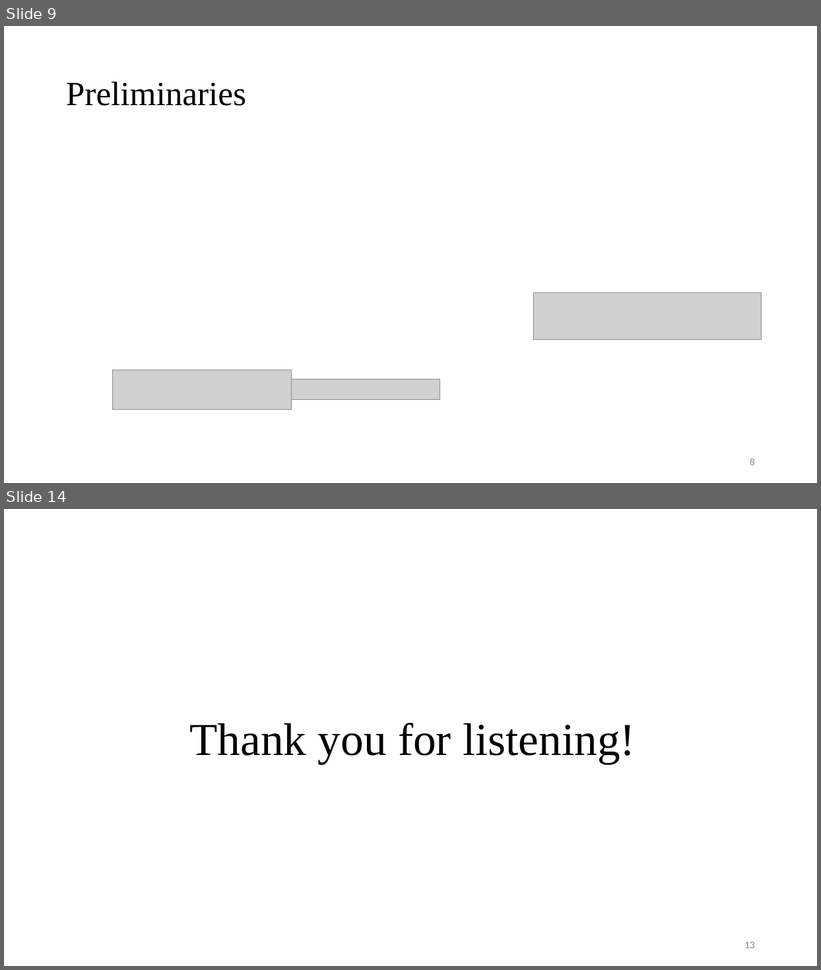
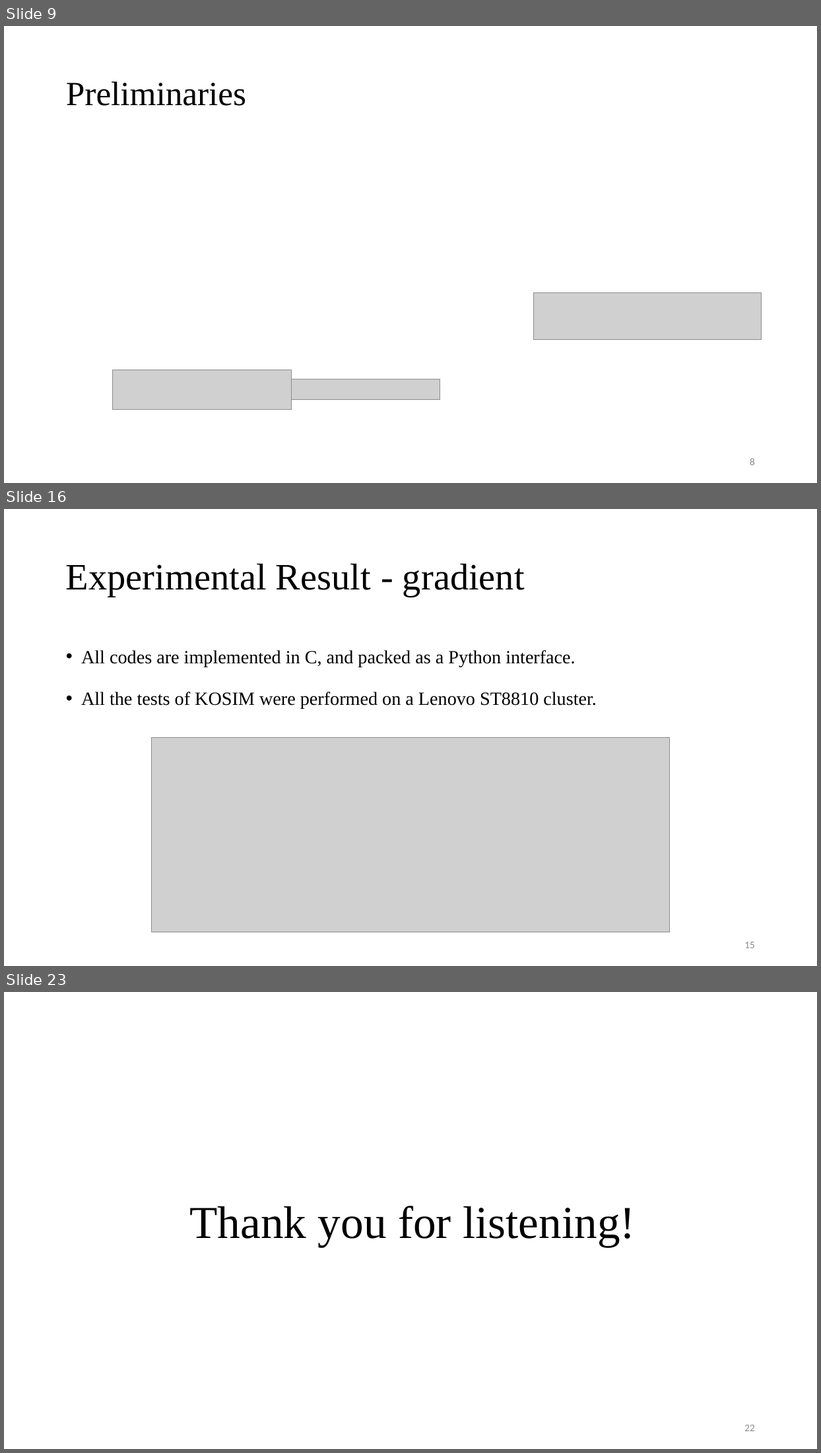
Before and after one commit to Pacific-Feng-Studuies/Studied-Papers, a slide deck: DAC2024/KOSIM/KOSIM A Knowledge-oriented Derivative-free Subspace Method Based on Inexact Model for Inverse Lithography Problems.pptx. Shown one above the other, each under a label of ours: slides 9 and 14 before the commit, slides 9, 16 and 23 after it; the slides between them are not shown. The pictures are 821x970 and 821x1453 pixels, drawn with LibreOffice and Linux fonts; fonts in the diff are those of the drawing; grey boxes stand for pictures. Boxes give left, top, right and bottom in pixels: in the first picture for what was removed or moved away, otherwise in the second. Text is boxed around its words. In the diff, an @@ line names an element or a change of style, - is before the commit and + after.

```diff
--- a/DAC2024/KOSIM/KOSIM A Knowledge-oriented Derivative-free Subspace Method Based on Inexact Model for Inverse Lithography Problems.pptx
+++ b/DAC2024/KOSIM/KOSIM A Knowledge-oriented Derivative-free Subspace Method Based on Inexact Model for Inverse Lithography Problems.pptx
@@ slide 16 added at box(4, 509, 817, 966), background #FFFFFF @@
@@ title added at box(66, 563, 525, 597), 44 pt, text #000000 @@
+Experimental Result - gradient
@@ text added at box(81, 650, 597, 709), 22 pt, text #000000 @@
+• All codes are implemented in C, and packed as a Python interface.
+• All the tests of KOSIM were performed on a Lenovo ST8810 cluster.
@@ picture added at box(151, 738, 670, 933) @@
@@ page number added at box(745, 942, 755, 949), 12 pt, text #8C8C8C @@
+15
@@ what was slide 14 is now slide 23 @@
@@ page number at box(745, 1425, 755, 1432): text changed @@
-13
+22
```
Also in this commit, not shown: 3 slides changed, 8 other slides added, 1 other file.
